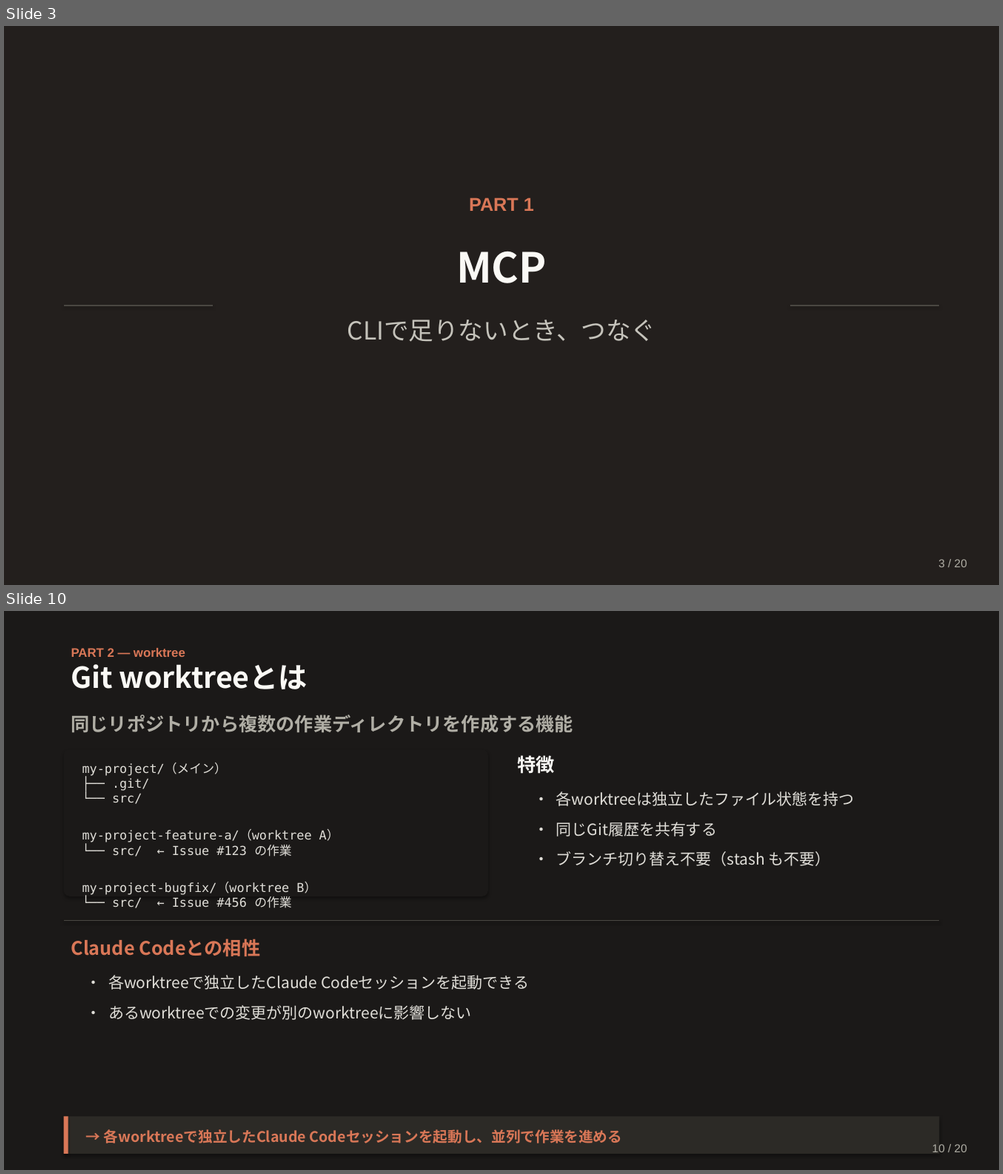
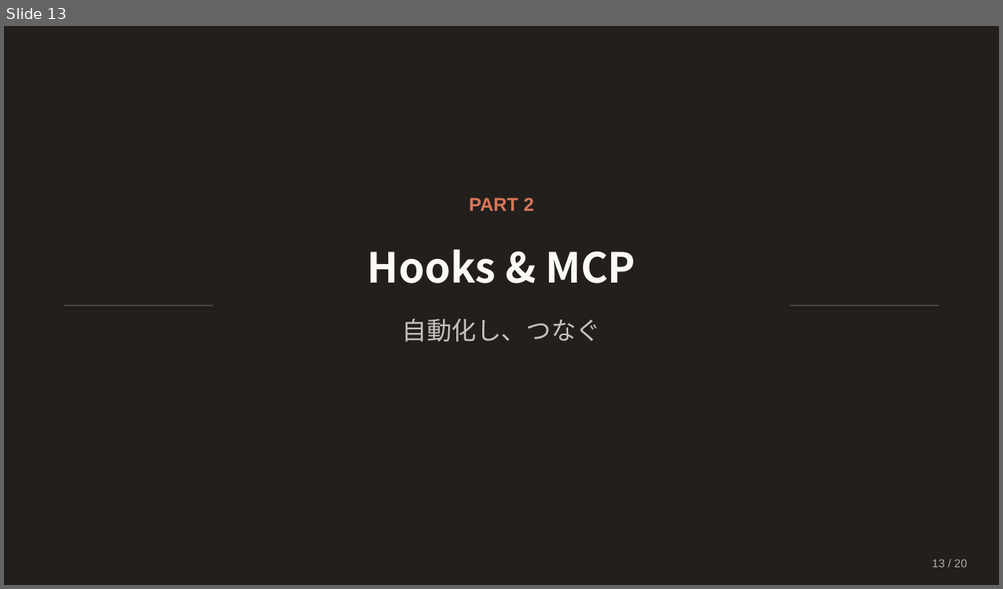
Before and after one commit to Ischca/zenn, a slide deck: slides/Claude_session3.pptx. Shown one above the other, each under a label of ours: slides 3 and 10 before the commit, slide 13 after it; the slides between them are not shown. The pictures are 1003x1174 and 1003x589 pixels, drawn with LibreOffice and Linux fonts; fonts in the diff are those of the drawing. Boxes give left, top, right and bottom in pixels: in the first picture for what was removed or moved away, otherwise in the second. Text is boxed around its words. In the diff, an @@ line names an element or a change of style, - is before the commit and + after.

```diff
--- a/slides/Claude_session3.pptx
+++ b/slides/Claude_session3.pptx
@@ slide 10 removed at (4,611,999,1170), background #1B1918 @@
@@ text removed at (71,648,185,657) @@
-PART 2 — worktree
@@ text removed at (71,664,307,689) @@
-Git worktreeとは
@@ text removed at (71,715,574,732) @@
-同じリポジトリから複数の作業ディレクトリを作成する機能
@@ rounded rectangle removed at (64,750,488,897) @@
@@ text removed at (82,763,339,908) @@
-my-project/（メイン）
-├── .git/
-└── src/
-my-project-feature-a/（worktree A）
-└── src/ ← Issue #123 の作業
-my-project-bugfix/（worktree B）
-└── src/ ← Issue #456 の作業
@@ text removed at (517,755,554,773) @@
-特徴
@@ text removed at (556,792,854,806) @@
-• 各worktreeは独立したファイル状態を持つ
@@ text removed at (556,822,717,837) @@
-• 同じGit履歴を共有する
@@ text removed at (556,851,831,866) @@
-• ブランチ切り替え不要（stash も不要）
@@ line removed from (64, 921) to (939, 921) @@
@@ text removed at (71,939,260,957) @@
-Claude Codeとの相性
@@ text removed at (108,975,529,990) @@
-• 各worktreeで独立したClaude Codeセッションを起動できる
@@ text removed at (108,1005,472,1020) @@
-• あるworktreeでの変更が別のworktreeに影響しない
@@ rectangle removed at (64,1117,939,1154) @@
@@ rectangle removed at (64,1117,68,1154) @@
@@ text removed at (104,1130,622,1144) @@
-→ 各worktreeで独立したClaude Codeセッションを起動し、並列で作業を進める
@@ text removed at (932,1145,967,1153) @@
-10 / 20
@@ what was slide 3 is now slide 13 @@
@@ slide 13 changed as well @@
@@ text at (469,198,534,211): text changed @@
-PART 1
+PART 2
@@ text at (367,249,635,284): text changed @@
-MCP
+Hooks & MCP
@@ text at (402,319,601,342): text changed @@
-CLIで足りないとき、つなぐ
+自動化し、つなぐ
@@ text at (932,560,967,568): text changed @@
-3 / 20
+13 / 20
```
Also in this commit, not shown: 11 other slides changed, 8 slides added, 7 other slides removed, 1 other file.
